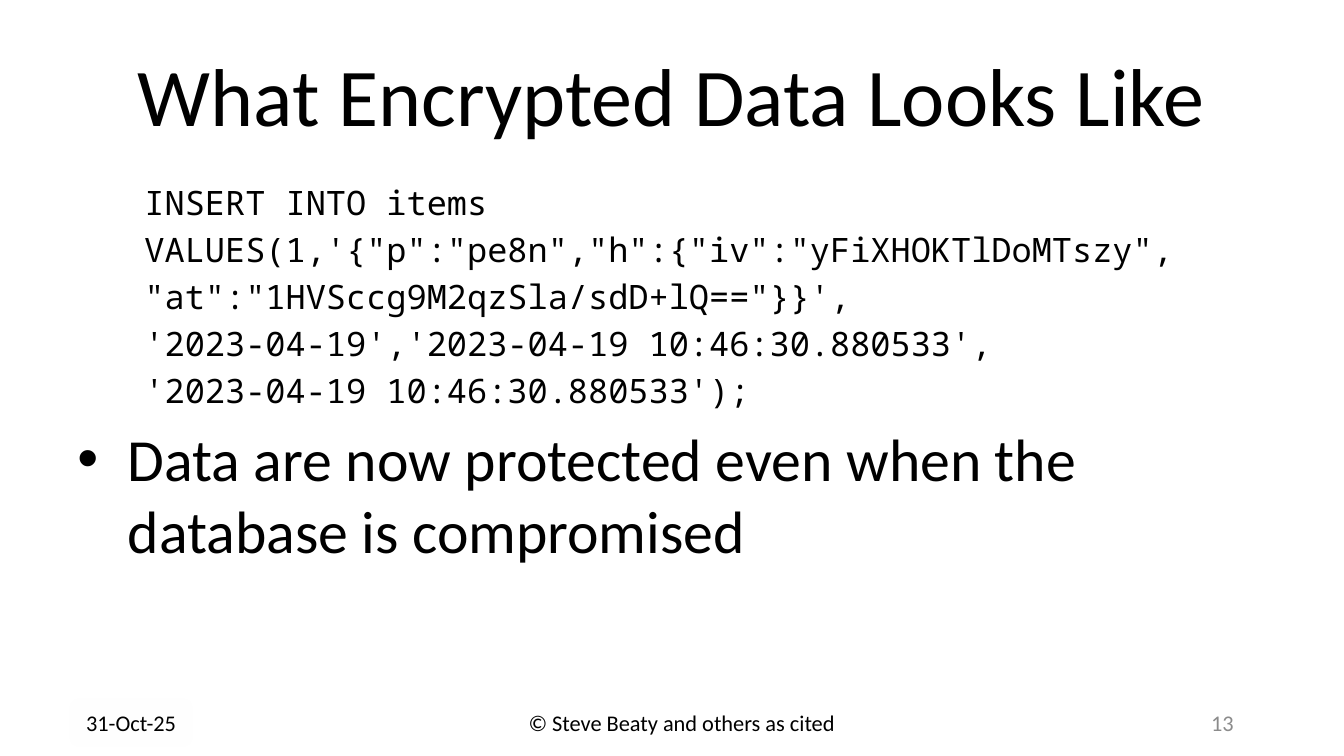
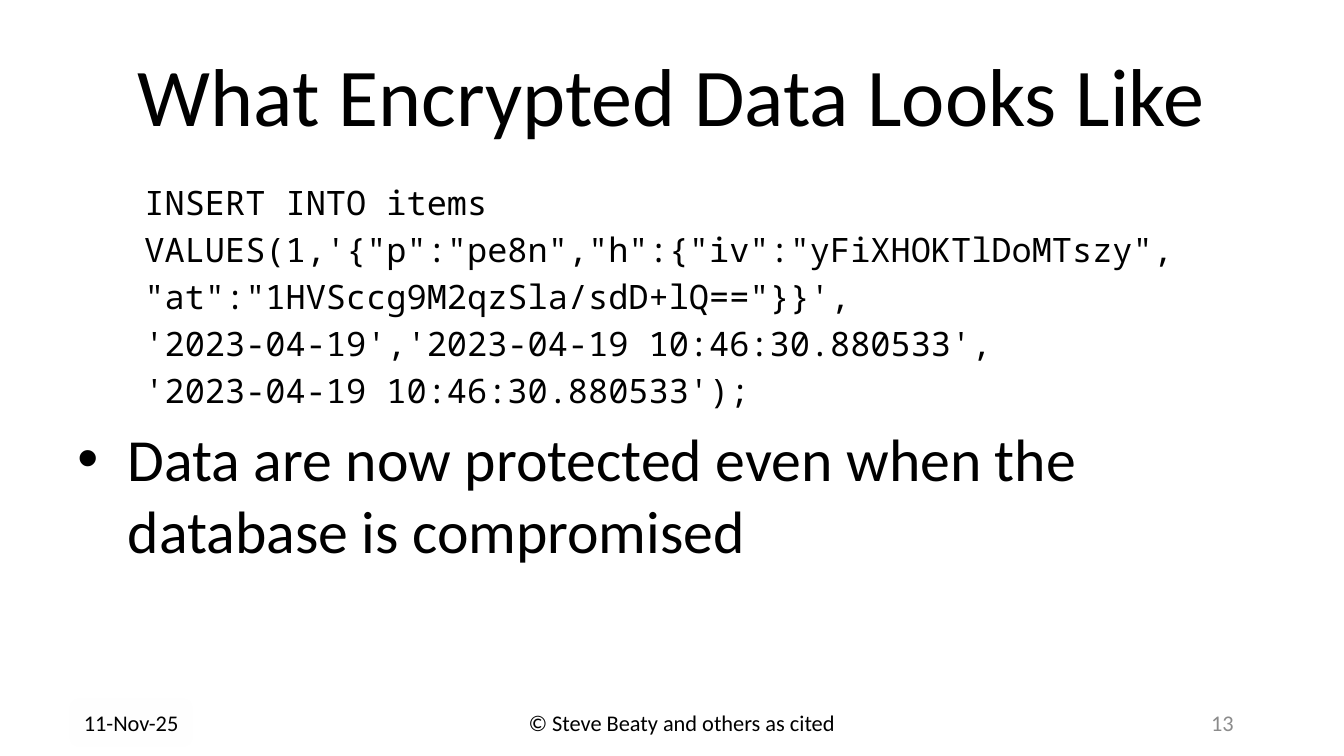
Before and after one commit to drb80/WebAppDev, a slide deck: slide 13 of Slides/Chapter06.pptx. Drawn at 1344x756 pixels with LibreOffice and Linux fonts; fonts in the diff are those of the drawing; background and template pictures are left out. Boxes give left, top, right and bottom in pixels: in the first picture for what was removed or moved away, otherwise in the second. Text is boxed around its words. In the diff, an @@ line names an element or a change of style, - is before the commit and + after.

```diff
--- a/Slides/Chapter06.pptx
+++ b/Slides/Chapter06.pptx
@@ text at box(84, 716, 179, 731): text changed @@
-31-Oct-25
+11-Nov-25
```
Also in this commit, not shown: 50 other slides changed, 41 slides added.
